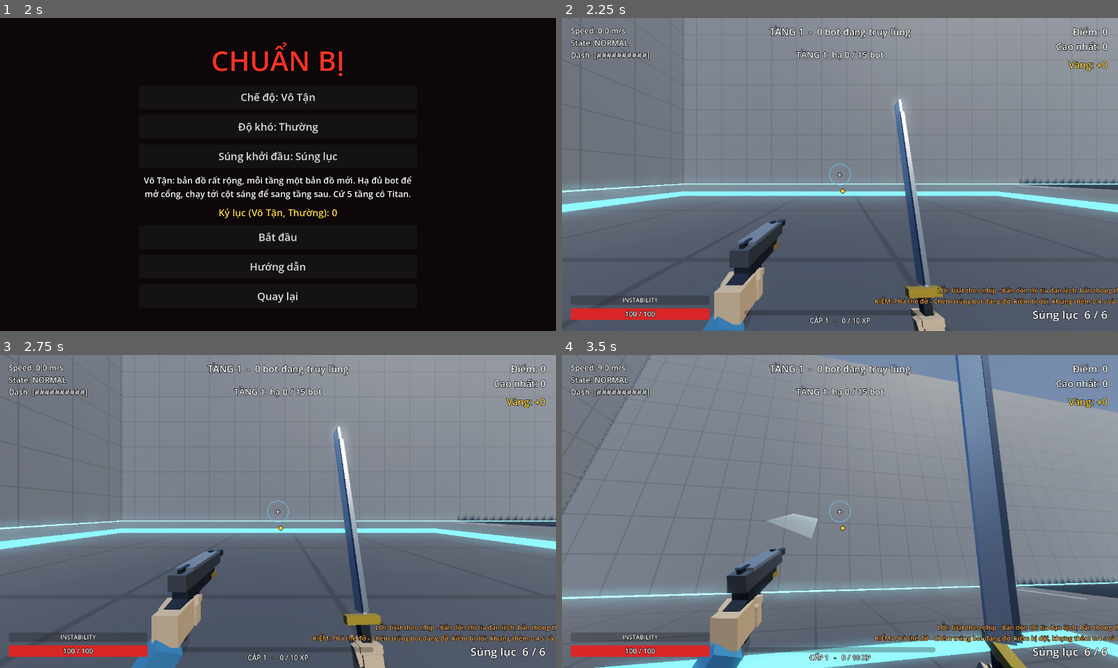
Above: before the commit, frames 1-4 (two rows, left to right).
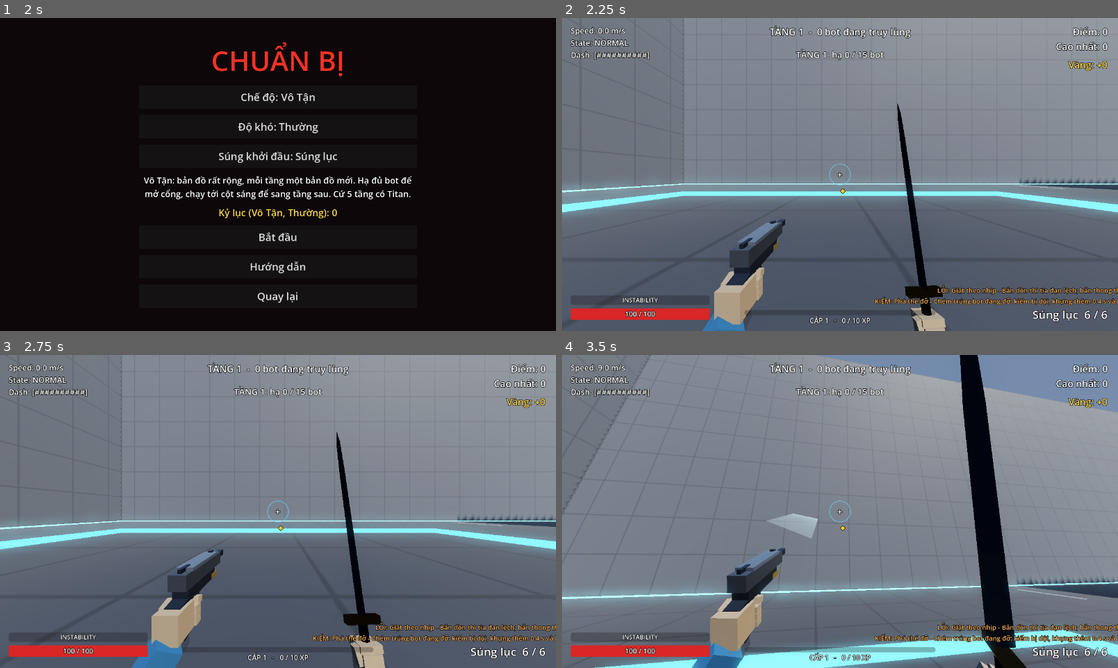
Above: after the commit, the same moments.

Repository: halo07-pixel/redliner
Game: Godot game, scene res://scenes/menu.tscn
Same seed, same stepped clock (60 frames per second), same inputs: the game is played once before the commit and once after it.
Inputs (mouse positions are in pixels of both pictures, inside the frame that each line leads up to):
- Up to frame 1 (2 s): click "Chơi" at 0.5 s; click "Cửa hàng" at 1.25 s
- Up to frame 2 (2.25 s): click "Cài đặt" at 2 s
- Up to frame 3 (2.75 s): no input
- Up to frame 4 (3.5 s): tap Enter at 2.75 s; move the mouse to (867, 511) at 2.77 s; press the mouse at (867, 511) at 2.78 s; hold W (move_forward) from 2.78 s (still down); tap Space (jump) at 3.02 s

Frame 1 is identical in both runs. In frame 2, 1.6% of the frame differs, in the area x 59-69%, y 26-96%; in frame 3, 1.6%; in frame 4, 5.9%, in the area x 70-84%, y 0-100%.

Commit message:
M42: chuan low poly + kiem Blender (.glb) cho viewmodel va bot kiem si
- Global.LOWPOLY + PALETTE/MATERIAL_PARAMS (steel, steel_dark, gold, leather)
- assets/weapons/lowpoly/sword.glb (90 tam giac) + tools/blender/make_sword.py
- viewmodel + MannequinGltf.weapon_config (co flip), fallback khoi/FBX cu
- docs/ASSETS.md: Chuan low poly; test_m42

Co-Authored-By: Claude Sonnet 5.5 <noreply@anthropic.com>
Claude-Session: https://claude.ai/code/session_011ynLRk7SUXMMCvF1eitzue

Diff:
--- a/scripts/data/visual_data.gd
+++ b/scripts/data/visual_data.gd
@@ -12,6 +12,19 @@
 	"grapple": Color(0.95, 0.72, 0.15),    # bệ đu móc: vàng, phát sáng
 	"ramp": Color(0.3, 0.6, 0.35),         # dốc trượt: xanh lá
 	"trim": Color(0.25, 0.85, 1.0),        # vạch sáng chân tường
+	# M42: màu vật liệu của model low poly (Blender dùng đúng các giá trị này, xem tools/blender/make_sword.py)
+	"steel": Color(0.75, 0.78, 0.84),
+	"steel_dark": Color(0.4875, 0.507, 0.546),
+	"gold": Color(0.8, 0.65, 0.25),
+	"leather": Color(0.28, 0.17, 0.1),
+}
+
+## M42 "Chuẩn low poly": model dựng trong Blender (.glb). `enabled` = false -> quay về khối/FBX cũ. Chuẩn đầy đủ: docs/ASSETS.md.
+const LOWPOLY: Dictionary = {
+	"enabled": true,
+	"sword": "res://assets/weapons/lowpoly/sword.glb",
+	# Ngân sách tam giác tối đa mỗi loại (đếm theo mesh trong .glb)
+	"budget": {"bot": 1500, "weapon": 600, "prop": 1200},
 }
 
 ## Độ kim loại / nhám / cường độ phát sáng theo vai trò.
@@ -24,6 +37,11 @@
 	"grapple": {"metallic": 0.4, "roughness": 0.4, "emission": 1.6, "tile": 2.0},
 	"ramp": {"metallic": 0.1, "roughness": 0.8, "emission": 0.0, "tile": 2.0},
 	"trim": {"metallic": 0.0, "roughness": 0.5, "emission": 2.5, "tile": 1.0},
+	# M42: model low poly (màu phẳng, không lưới họa tiết)
+	"steel": {"metallic": 0.0, "roughness": 0.6, "emission": 0.0, "tile": 1.0},
+	"steel_dark": {"metallic": 0.0, "roughness": 0.6, "emission": 0.0, "tile": 1.0},
+	"gold": {"metallic": 0.0, "roughness": 0.6, "emission": 0.0, "tile": 1.0},
+	"leather": {"metallic": 0.0, "roughness": 0.6, "emission": 0.0, "tile": 1.0},
 }
 
 ## Chất lượng đồ họa (M6.3): chỉ số 0=Thấp, 1=Vừa, 2=Cao.
--- a/scripts/global.gd
+++ b/scripts/global.gd
@@ -41,6 +41,7 @@
 const DIFFICULTY_NAMES: Dictionary = BotData.DIFFICULTY_NAMES
 const DIFFICULTY: Dictionary = BotData.DIFFICULTY
 const PALETTE: Dictionary = VisualData.PALETTE
+const LOWPOLY: Dictionary = VisualData.LOWPOLY
 const MATERIAL_PARAMS: Dictionary = VisualData.MATERIAL_PARAMS
 const QUALITY_NAMES: Array = VisualData.QUALITY_NAMES
 const QUALITY: Array = VisualData.QUALITY
--- a/scripts/mannequin_gltf.gd
+++ b/scripts/mannequin_gltf.gd
@@ -7,6 +7,7 @@
 
 const AnimatorScript = preload("res://scripts/rig_animator.gd")
 const ClipLib = preload("res://scripts/clip_lib.gd")
+const VisualData = preload("res://scripts/data/visual_data.gd")
 const MODEL_PATH: String = "res://assets/characters/godo/GodoDude.gltf"
 const HEIGHT: float = 1.8
 const JOINT_NAMES: Array = [
@@ -34,7 +35,8 @@
 }
 ## kind -> vũ khí. dir: hướng trục dài của asset ở dạng gốc (mũi nhọn/nòng súng); length: m; grip: tỉ lệ từ đuôi tới chỗ cầm.
 const WEAPONS: Dictionary = {
-	"swordsman": {"file": "res://assets/weapons/quaternius/Sword.fbx", "length": 1.0, "grip": 0.15, "melee": true, "hold_deg": -56.0},
+	"swordsman": {"file": "res://assets/weapons/quaternius/Sword.fbx", "length": 1.0, "grip": 0.15, "melee": true, "hold_deg": -56.0,
+		"lowpoly": {"file": "res://assets/weapons/lowpoly/sword.glb", "grip": 0.11, "flip": true}},
 	"elite": {"file": "res://assets/weapons/quaternius/Axe_Double.fbx", "length": 0.85, "grip": 0.2, "melee": true, "hold_deg": -56.0},
 	"gunner": {"file": "res://assets/weapons/honeybadger/HoneyBadger.fbx", "length": 0.85, "grip": 0.45, "melee": false, "hold_deg": -90.0},
 	"rusher": {"file": "res://assets/weapons/quaternius/Dagger.fbx", "length": 0.6, "grip": 0.1, "melee": true, "hold_deg": -56.0},
@@ -46,13 +48,24 @@
 static func warm_up() -> void:
 	var paths: Array = [MODEL_PATH]
 	for k in WEAPONS:
-		var f: String = String(WEAPONS[k]["file"])
+		var f: String = weapon_config(k)["file"]
 		if not paths.has(f):
 			paths.append(f)
 	for pth in paths:
 		if ResourceLoader.exists(pth):
 			ResourceLoader.load_threaded_request(pth)
 	ClipLib.warm_up()
+
+
+## Cấu hình vũ khí đang dùng: bản low poly (M42) nếu bật + file có, không thì bản cũ.
+static func weapon_config(k: String) -> Dictionary:
+	var cfg: Dictionary = (WEAPONS[k] as Dictionary).duplicate()
+	if cfg.has("lowpoly") and bool(VisualData.LOWPOLY["enabled"]):
+		var lp: Dictionary = cfg["lowpoly"]
+		if ResourceLoader.exists(String(lp["file"])):
+			cfg.merge(lp, true)
+	cfg.erase("lowpoly")
+	return cfg
 
 
 @export var color: Color = Color(0.85, 0.85, 0.9)
@@ -169,7 +182,7 @@
 
 
 func _attach_weapon() -> void:
-	var cfg: Dictionary = WEAPONS[kind]
+	var cfg: Dictionary = weapon_config(kind)
 	var att := BoneAttachment3D.new()
 	att.bone_name = JOINT_TREE["hand_r"][1]
 	skeleton.add_child(att)
@@ -178,7 +191,7 @@
 	var pivot := Node3D.new()
 	pivot.name = "weapon"
 	pivot.add_child(asset)
-	_orient_asset(asset, bool(cfg["melee"]), float(cfg["length"]), float(cfg["grip"]))
+	_orient_asset(asset, bool(cfg["melee"]), float(cfg["length"]), float(cfg["grip"]), bool(cfg.get("flip", false)))
 	# Đặt pivot sao cho ở tư thế gốc nó trùng khung của khớp hand_r (+ lòng bàn tay cách cổ tay 0.08 m).
 	var b0: Basis = (_bone_fix["hand_r"] as Basis) * (_bone_rest_g["hand_r"] as Basis)
 	var to_bone: Basis = b0.inverse() * _flip.inverse()
@@ -190,13 +203,16 @@
 
 
 ## Xoay/co asset: trục dài -> +Y (cận chiến) hoặc -Z (súng), dài `length` m, điểm cầm ở gốc.
-func _orient_asset(asset: Node3D, melee: bool, length: float, grip: float) -> void:
+## `flip`: mũi/nòng của asset nằm ở đầu ÂM của trục dài (model Blender: mũi về -Z).
+func _orient_asset(asset: Node3D, melee: bool, length: float, grip: float, flip: bool = false) -> void:
 	var box: AABB = _mesh_aabb(asset)
 	var axis: int = 0
 	for a in 3:
 		if box.size[a] > box.size[axis]:
 			axis = a
 	var long_axis: Vector3 = [Vector3.RIGHT, Vector3.UP, Vector3.BACK][axis]
+	if flip:
+		long_axis = -long_axis
 	var target: Vector3 = Vector3.UP if melee else Vector3.FORWARD
 	# Quaternius: mũi ở +Y; HoneyBadger: nòng ở +Z (xem ảnh xem thử) -> đưa nòng về -Z
 	var from: Vector3 = long_axis
--- a/scripts/viewmodel.gd
+++ b/scripts/viewmodel.gd
@@ -201,12 +201,13 @@
 	sword_pivot = _node("SwordPivot", self, V["sword_pos"])
 	sword_pivot.rotation_degrees = _sword_rest
 	_sword_rest_pos = sword_pivot.position
-	_part(sword_pivot, Vector3(0.036, 0.036, 0.2), Vector3(0.0, 0.0, 0.0), metal)             # chuôi
-	_part(sword_pivot, Vector3(0.042, 0.042, 0.03), Vector3(0.0, 0.0, 0.1), gold)           # đầu chuôi
-	_part(sword_pivot, Vector3(0.14, 0.03, 0.03), Vector3(0.0, 0.0, -0.115), gold)            # tsuba (chắn tay)
-	_part(sword_pivot, Vector3(0.016, 0.058, 0.86), Vector3(0.0, 0.0, -0.57), steel)          # lưỡi
-	_part(sword_pivot, Vector3(0.022, 0.014, 0.82), Vector3(0.0, 0.032, -0.56), steel_dark)   # sống lưỡi
-	_part(sword_pivot, Vector3(0.016, 0.058, 0.06), Vector3(0.0, 0.0, -1.03), steel, Vector3(0.0, 0.0, 0.0)) # mũi
+	if not _add_lowpoly_sword(sword_pivot):
+		_part(sword_pivot, Vector3(0.036, 0.036, 0.2), Vector3(0.0, 0.0, 0.0), metal)             # chuôi
+		_part(sword_pivot, Vector3(0.042, 0.042, 0.03), Vector3(0.0, 0.0, 0.1), gold)           # đầu chuôi
+		_part(sword_pivot, Vector3(0.14, 0.03, 0.03), Vector3(0.0, 0.0, -0.115), gold)            # tsuba (chắn tay)
+		_part(sword_pivot, Vector3(0.016, 0.058, 0.86), Vector3(0.0, 0.0, -0.57), steel)          # lưỡi
+		_part(sword_pivot, Vector3(0.022, 0.014, 0.82), Vector3(0.0, 0.032, -0.56), steel_dark)   # sống lưỡi
+		_part(sword_pivot, Vector3(0.016, 0.058, 0.06), Vector3(0.0, 0.0, -1.03), steel, Vector3(0.0, 0.0, 0.0)) # mũi
 	_sword_fingers = _hand(sword_pivot, Vector3(0.0, 0.0, 0.0), glove, true)
 	_sword_arm = _make_arm(sword_pivot, Vector3(0.0, -0.02, 0.09), Vector3(V["sword_shoulder"]), Vector3(0.6, -1.0, 0.25), sleeve)
 
@@ -352,6 +353,21 @@
 
 
 ## Một khối: không đổ bóng (thân người chơi đã có bóng riêng).
+## M42: kiếm low poly từ Blender (.glb): gốc ở giữa chuôi, lưỡi về -Z. Trả về false (-> dùng khối cũ) khi tắt hoặc thiếu file.
+func _add_lowpoly_sword(parent: Node3D) -> bool:
+	if not bool(Global.LOWPOLY["enabled"]) or not ResourceLoader.exists(String(Global.LOWPOLY["sword"])):
+		return false
+	var scene := load(String(Global.LOWPOLY["sword"])) as PackedScene
+	if scene == null:
+		return false
+	var blade: Node3D = scene.instantiate()
+	blade.name = "LowPolySword"
+	parent.add_child(blade)
+	for mi in blade.find_children("*", "MeshInstance3D", true, false):
+		(mi as MeshInstance3D).cast_shadow = GeometryInstance3D.SHADOW_CASTING_SETTING_OFF
+	return true
+
+
 func _part(parent: Node3D, size: Vector3, pos: Vector3, mat: Material, rot_deg: Vector3 = Vector3.ZERO) -> MeshInstance3D:
 	var mi := MeshInstance3D.new()
 	mi.mesh = _box(size)
--- /dev/null
+++ b/tools/tests/test_m42.gd
@@ -0,0 +1,116 @@
+extends SceneTree
+## M42 "Chuẩn low poly": thanh kiếm dựng trong Blender (.glb) nạp được, trong ngân sách tam giác, đúng quy ước trục/điểm cầm,
+## màu khớp PALETTE; viewmodel + bot kiếm sĩ dùng nó mà không đổi gì ở hitbox/chiến đấu (bộ test cũ giữ xanh).
+##   timeout 120 godot --headless --path . -s tools/tests/test_m42.gd
+
+var failures: int = 0
+
+
+func _check(cond: bool, msg: String) -> void:
+	if cond:
+		print("  PASS  ", msg)
+	else:
+		failures += 1
+		printerr("  FAIL  ", msg)
+
+
+func _initialize() -> void:
+	_run()
+
+
+func _tris(n: Node) -> int:
+	var t: int = 0
+	for mi in n.find_children("*", "MeshInstance3D", true, false):
+		var mesh: Mesh = (mi as MeshInstance3D).mesh
+		for s in mesh.get_surface_count():
+			var arr: Array = mesh.surface_get_arrays(s)
+			var idx = arr[Mesh.ARRAY_INDEX]
+			t += (idx.size() if idx != null and idx.size() > 0 else arr[Mesh.ARRAY_VERTEX].size()) / 3
+	return t
+
+
+func _aabb(n: Node3D) -> AABB:
+	var r := AABB()
+	var first := true
+	for mi in n.find_children("*", "MeshInstance3D", true, false):
+		var m := mi as MeshInstance3D
+		var a: AABB = m.transform * m.get_aabb()
+		var p: Node = m.get_parent()
+		while p != n and p is Node3D:
+			a = (p as Node3D).transform * a
+			p = p.get_parent()
+		r = a if first else r.merge(a)
+		first = false
+	return r
+
+
+func _run() -> void:
+	await process_frame
+	var G = root.get_node("Global")
+	var L: Dictionary = G.LOWPOLY
+	var path: String = String(L["sword"])
+
+	print("[dữ liệu + chuẩn]")
+	_check(bool(L["enabled"]) and ResourceLoader.exists(path), "bật low poly, có file " + path)
+	var b: Dictionary = L["budget"]
+	_check(int(b["bot"]) >= 800 and int(b["weapon"]) >= 200 and int(b["prop"]) >= 300, "ngân sách: bot %d / súng-kiếm %d / vật cảnh %d" % [b["bot"], b["weapon"], b["prop"]])
+	for k in ["steel", "steel_dark", "gold", "leather"]:
+		_check(G.PALETTE.has(k), "PALETTE có màu " + k)
+	_check(FileAccess.file_exists("res://docs/ASSETS.md") and FileAccess.get_file_as_string("res://docs/ASSETS.md").contains("Chuẩn low poly"), "docs/ASSETS.md có mục Chuẩn low poly")
+
+	print("[sword.glb]")
+	var sword: Node3D = (load(path) as PackedScene).instantiate()
+	root.add_child(sword)
+	var tris: int = _tris(sword)
+	_check(tris >= 20 and tris <= int(b["weapon"]), "tam giác %d trong ngân sách %d" % [tris, b["weapon"]])
+	var box: AABB = _aabb(sword)
+	_check(absf(box.size.z - 1.19) < 0.03 and box.size.x < 0.2 and box.size.y < 0.1, "kích thước mét: dài %.2f, rộng %.2f, dày %.2f" % [box.size.z, box.size.x, box.size.y])
+	_check(absf(box.position.z + 1.06) < 0.02 and absf(box.end.z - 0.13) < 0.02, "mũi ở -Z (%.2f), đầu chuôi ở +Z (%.2f)" % [box.position.z, box.end.z])
+	_check(box.has_point(Vector3.ZERO), "gốc (điểm cầm) nằm trong thân kiếm")
+	var mats: Dictionary = {}
+	for mi in sword.find_children("*", "MeshInstance3D", true, false):
+		var mesh: Mesh = (mi as MeshInstance3D).mesh
+		for s in mesh.get_surface_count():
+			var m := mesh.surface_get_material(s) as BaseMaterial3D
+			if m != null:
+				mats[m.resource_name] = m
+	_check(mats.size() == 4, "4 vật liệu phẳng: %s" % str(mats.keys()))
+	var colors_ok: bool = true
+	for k in ["steel", "steel_dark", "gold", "leather"]:
+		var m = mats.get("sw_" + k)
+		colors_ok = colors_ok and m != null and (m.albedo_color.srgb_to_linear().is_equal_approx(Color(G.PALETTE[k]).srgb_to_linear()) or m.albedo_color.is_equal_approx(Color(G.PALETTE[k]))) and m.albedo_texture == null
+	_check(colors_ok, "màu vật liệu khớp PALETTE, không texture")
+	sword.queue_free()
+
+	print("[viewmodel]")
+	var v: Node3D = load("res://scripts/viewmodel.gd").new()
+	root.add_child(v)
+	await process_frame
+	var ls: Node = v.sword_pivot.get_node_or_null("LowPolySword")
+	_check(ls != null, "viewmodel nạp kiếm low poly")
+	var old_blade: int = v.sword_pivot.get_children().filter(func(c): return c is MeshInstance3D and (c as MeshInstance3D).mesh is BoxMesh and ((c as MeshInstance3D).mesh as BoxMesh).size.z > 0.5).size()
+	_check(old_blade == 0, "không còn khối lưỡi kiếm cũ")
+	_check(_tris(v.sword_pivot.get_node("LowPolySword")) == tris, "viewmodel dùng đúng mesh glb")
+	v.queue_free()
+
+	print("[bot kiếm sĩ]")
+	var MG = load("res://scripts/mannequin_gltf.gd")
+	_check(String(MG.weapon_config("swordsman")["file"]) == path and bool(MG.weapon_config("swordsman")["flip"]), "kiếm sĩ trỏ tới glb (flip)")
+	_check(String(MG.weapon_config("elite")["file"]).ends_with("Axe_Double.fbx") and String(MG.weapon_config("gunner")["file"]).ends_with("HoneyBadger.fbx"), "các loại khác giữ model cũ")
+	var m: Node3D = MG.new()
+	m.kind = "swordsman"
+	root.add_child(m)
+	await process_frame
+	_check(m.weapon != null and m.weapon.find_children("*", "MeshInstance3D", true, false).size() >= 1, "bot cầm kiếm")
+	var wb: AABB = _aabb(m.weapon)
+	_check(absf(wb.size.y - 1.0) < 0.03, "kiếm bot dài %.2f m theo trục +Y của khung cầm" % wb.size.y)
+	_check(wb.position.y < -0.08 and wb.position.y > -0.16 and wb.end.y > 0.8, "điểm cầm gần đầu chuôi, mũi hướng +Y (%.2f .. %.2f)" % [wb.position.y, wb.end.y])
+	_check(_tris(m.weapon) == tris, "bot dùng đúng mesh glb")
+	m.queue_free()
+
+	print("")
+	if failures == 0:
+		print("TẤT CẢ ĐẠT")
+	else:
+		printerr("CÓ %d LỖI" % failures)
+	quit(1 if failures > 0 else 0)
Binary file added: assets/weapons/lowpoly/sword.glb
Not shown, added: assets/weapons/lowpoly/sword.glb.import
Not shown, changed: docs/ASSETS.md
Not shown, changed: docs/HANDOFF.md
Not shown, changed: docs/HANDOFF_HISTORY.md
